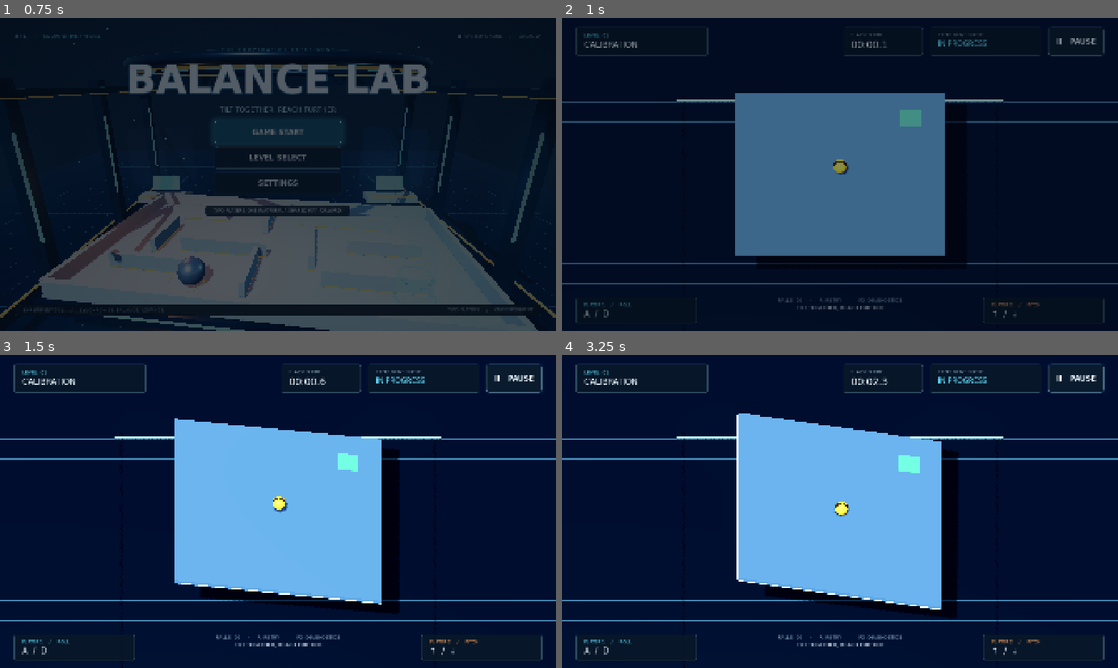
Above: before the commit, frames 1-4 (two rows, left to right).
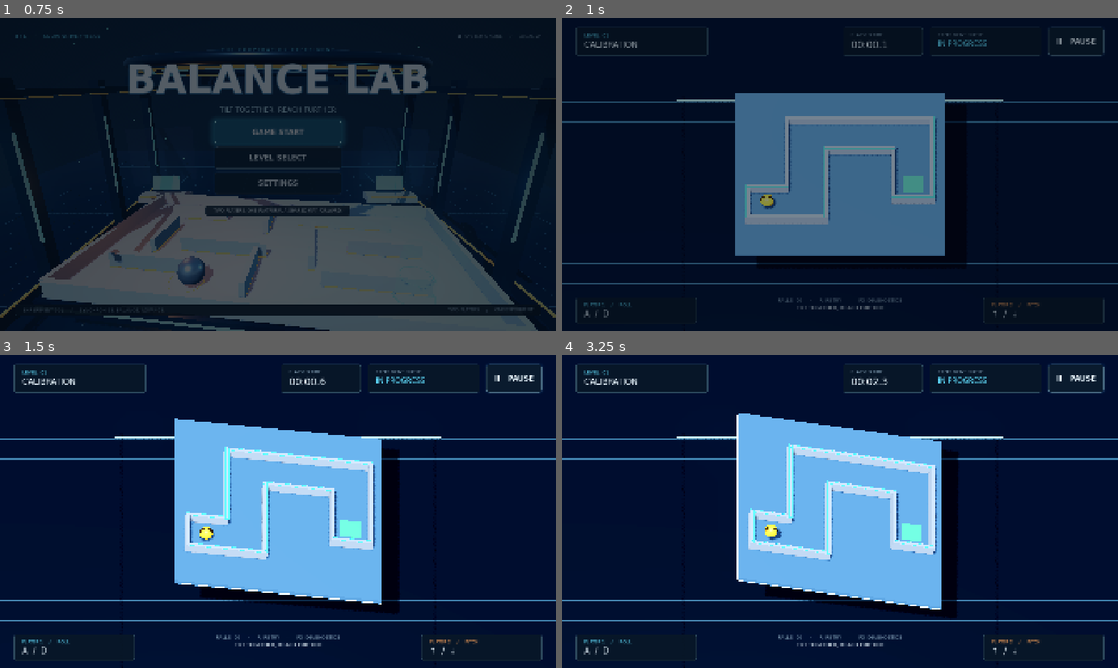
Above: after the commit, the same moments.

Repository: junypark0427/balance-lab
Game: Godot game, scene res://scenes/menu.tscn
Same seed, same stepped clock (60 frames per second), same inputs: the game is played once before the commit and once after it.
Inputs (mouse positions are in pixels of both pictures, inside the frame that each line leads up to):
- Up to frame 1 (0.75 s): click "GAME START" at 0.5 s
- Up to frame 2 (1 s): no input
- Up to frame 3 (1.5 s): tap Enter at 1.25 s; move the mouse to (400, 495) at 1.27 s; hold D (tilt_right) from 1.28 s (still down); tap R at 1.35 s; click (400, 495) at 1.42 s
- Up to frame 4 (3.25 s): move the mouse to (728, 527) at 2.02 s; release D (tilt_right) at 2.03 s; hold Down (tilt_backward) 2.03-2.78 s; tap R at 2.1, 2.85 s; move the mouse to (895, 442) at 2.77 s; hold D (tilt_right) from 2.78 s (still down)

Frame 1 is identical in both runs. In frame 2, 3.4% of the frame differs, in the area x 32-68%, y 29-66%; in frame 3, 3.8%; in frame 4, 3.9%, in the area x 33-68%, y 28-66%.

Commit message:
Add first three-turn maze with platform-bound wall collisions

Diff:
--- a/scenes/main.tscn
+++ b/scenes/main.tscn
@@ -8,6 +8,7 @@
 [ext_resource type="Script" path="res://scripts/ui/game_hud.gd" id="6_hud"]
 [ext_resource type="PackedScene" path="res://scenes/ui/lab_backdrop.tscn" id="7_room"]
 [ext_resource type="Script" path="res://scripts/mission_controller.gd" id="8_mission"]
+[ext_resource type="PackedScene" path="res://scenes/maps/basic_maze.tscn" id="9_maze"]
 
 [sub_resource type="PhysicsMaterial" id="Physics_platform"]
 friction = 0.6
@@ -89,7 +90,7 @@
 [node name="TiltInput" type="Node" parent="." unique_id=936508505]
 script = ExtResource("2_input")
 
-[node name="Platform" type="AnimatableBody3D" parent="." unique_id=1921266314 node_paths=PackedStringArray("input_source")]
+[node name="Platform" parent="." unique_id=1921266314 node_paths=PackedStringArray("input_source") instance=ExtResource("9_maze")]
 collision_mask = 2
 physics_material_override = SubResource("Physics_platform")
 script = ExtResource("3_platform")
@@ -102,11 +103,11 @@
 shape = SubResource("Shape_platform")
 
 [node name="GoalMarker" type="MeshInstance3D" parent="Platform" unique_id=1548500375]
-transform = Transform3D(1, 0, 0, 0, 1, 0, 0, 0, 1, 5.4, 0.215, -5.4)
+transform = Transform3D(1, 0, 0, 0, 1, 0, 0, 0, 1, 5.6, 0.215, 1.2)
 mesh = SubResource("Mesh_goal")
 
 [node name="Goal" type="Area3D" parent="Platform" unique_id=1787189249]
-transform = Transform3D(1, 0, 0, 0, 1, 0, 0, 0, 1, 5.4, 0.7, -5.4)
+transform = Transform3D(1, 0, 0, 0, 1, 0, 0, 0, 1, 5.6, 0.7, 1.2)
 collision_layer = 0
 collision_mask = 2
 monitorable = false
@@ -115,7 +116,7 @@
 shape = SubResource("Shape_goal")
 
 [node name="Ball" type="RigidBody3D" parent="." unique_id=1059772491 node_paths=PackedStringArray("platform")]
-transform = Transform3D(1, 0, 0, 0, 1, 0, 0, 0, 1, 0, 1.1, 0)
+transform = Transform3D(1, 0, 0, 0, 1, 0, 0, 0, 1, -5.6, 1.1, 3.4)
 collision_layer = 2
 physics_material_override = SubResource("Physics_ball")
 can_sleep = false
@@ -126,6 +127,7 @@
 angular_damp = 0.1
 script = ExtResource("4_ball")
 platform = NodePath("../Platform")
+spawn_local_position = Vector3(-5.6, 1.1, 3.4)
 
 [node name="MeshInstance3D" type="MeshInstance3D" parent="Ball" unique_id=1920075572]
 mesh = SubResource("Mesh_ball")
--- /dev/null
+++ b/scenes/maps/basic_maze.tscn
@@ -0,0 +1,293 @@
+[gd_scene format=3]
+
+[sub_resource type="PhysicsMaterial" id="Physics_walls"]
+friction = 0.6
+bounce = 0.0
+
+[sub_resource type="StandardMaterial3D" id="Material_walls"]
+albedo_color = Color(0.66, 0.73, 0.80, 1)
+metallic = 0.55
+roughness = 0.38
+
+[sub_resource type="StandardMaterial3D" id="Material_trim"]
+albedo_color = Color(0.22, 0.68, 0.88, 1)
+metallic = 0.3
+roughness = 0.4
+emission_enabled = true
+emission = Color(0.12, 0.43, 0.65, 1)
+emission_energy_multiplier = 0.8
+
+[sub_resource type="BoxMesh" id="Mesh_StartUpper"]
+material = SubResource("Material_walls")
+size = Vector3(3.32, 0.75, 0.32)
+
+[sub_resource type="BoxShape3D" id="Shape_StartUpper"]
+size = Vector3(3.32, 0.75, 0.32)
+
+[sub_resource type="BoxMesh" id="Trim_StartUpper"]
+material = SubResource("Material_trim")
+size = Vector3(3.32, 0.025, 0.035)
+
+[sub_resource type="BoxMesh" id="Mesh_StemOuter"]
+material = SubResource("Material_walls")
+size = Vector3(0.32, 0.75, 7.12)
+
+[sub_resource type="BoxShape3D" id="Shape_StemOuter"]
+size = Vector3(0.32, 0.75, 7.12)
+
+[sub_resource type="BoxMesh" id="Trim_StemOuter"]
+material = SubResource("Material_trim")
+size = Vector3(0.035, 0.025, 7.12)
+
+[sub_resource type="BoxMesh" id="Mesh_FarOuter"]
+material = SubResource("Material_walls")
+size = Vector3(11.52, 0.75, 0.32)
+
+[sub_resource type="BoxShape3D" id="Shape_FarOuter"]
+size = Vector3(11.52, 0.75, 0.32)
+
+[sub_resource type="BoxMesh" id="Trim_FarOuter"]
+material = SubResource("Material_trim")
+size = Vector3(11.52, 0.025, 0.035)
+
+[sub_resource type="BoxMesh" id="Mesh_GoalOuter"]
+material = SubResource("Material_walls")
+size = Vector3(0.32, 0.75, 8.12)
+
+[sub_resource type="BoxShape3D" id="Shape_GoalOuter"]
+size = Vector3(0.32, 0.75, 8.12)
+
+[sub_resource type="BoxMesh" id="Trim_GoalOuter"]
+material = SubResource("Material_trim")
+size = Vector3(0.035, 0.025, 8.12)
+
+[sub_resource type="BoxMesh" id="Mesh_GoalEnd"]
+material = SubResource("Material_walls")
+size = Vector3(3.32, 0.75, 0.32)
+
+[sub_resource type="BoxShape3D" id="Shape_GoalEnd"]
+size = Vector3(3.32, 0.75, 0.32)
+
+[sub_resource type="BoxMesh" id="Trim_GoalEnd"]
+material = SubResource("Material_trim")
+size = Vector3(3.32, 0.025, 0.035)
+
+[sub_resource type="BoxMesh" id="Mesh_GoalInner"]
+material = SubResource("Material_walls")
+size = Vector3(0.32, 0.75, 5.12)
+
+[sub_resource type="BoxShape3D" id="Shape_GoalInner"]
+size = Vector3(0.32, 0.75, 5.12)
+
+[sub_resource type="BoxMesh" id="Trim_GoalInner"]
+material = SubResource("Material_trim")
+size = Vector3(0.035, 0.025, 5.12)
+
+[sub_resource type="BoxMesh" id="Mesh_FarInner"]
+material = SubResource("Material_walls")
+size = Vector3(5.52, 0.75, 0.32)
+
+[sub_resource type="BoxShape3D" id="Shape_FarInner"]
+size = Vector3(5.52, 0.75, 0.32)
+
+[sub_resource type="BoxMesh" id="Trim_FarInner"]
+material = SubResource("Material_trim")
+size = Vector3(5.52, 0.025, 0.035)
+
+[sub_resource type="BoxMesh" id="Mesh_StemInner"]
+material = SubResource("Material_walls")
+size = Vector3(0.32, 0.75, 7.12)
+
+[sub_resource type="BoxShape3D" id="Shape_StemInner"]
+size = Vector3(0.32, 0.75, 7.12)
+
+[sub_resource type="BoxMesh" id="Trim_StemInner"]
+material = SubResource("Material_trim")
+size = Vector3(0.035, 0.025, 7.12)
+
+[sub_resource type="BoxMesh" id="Mesh_StartLower"]
+material = SubResource("Material_walls")
+size = Vector3(6.32, 0.75, 0.32)
+
+[sub_resource type="BoxShape3D" id="Shape_StartLower"]
+size = Vector3(6.32, 0.75, 0.32)
+
+[sub_resource type="BoxMesh" id="Trim_StartLower"]
+material = SubResource("Material_trim")
+size = Vector3(6.32, 0.025, 0.035)
+
+[sub_resource type="BoxMesh" id="Mesh_StartEnd"]
+material = SubResource("Material_walls")
+size = Vector3(0.32, 0.75, 3.32)
+
+[sub_resource type="BoxShape3D" id="Shape_StartEnd"]
+size = Vector3(0.32, 0.75, 3.32)
+
+[sub_resource type="BoxMesh" id="Trim_StartEnd"]
+material = SubResource("Material_trim")
+size = Vector3(0.035, 0.025, 3.32)
+
+[node name="BasicMaze" type="AnimatableBody3D" groups=["maze_geometry"]]
+collision_layer = 1
+collision_mask = 2
+physics_material_override = SubResource("Physics_walls")
+
+[node name="StartUpper" type="MeshInstance3D" parent="." groups=["maze_wall_meshes", "maze_wall_parts"]]
+position = Vector3(-5.6, 0.575, 1.9)
+mesh = SubResource("Mesh_StartUpper")
+
+[node name="StartUpperCollision" type="CollisionShape3D" parent="." groups=["maze_wall_collisions", "maze_wall_parts"]]
+position = Vector3(-5.6, 0.575, 1.9)
+shape = SubResource("Shape_StartUpper")
+
+[node name="StartUpperTrimA" type="MeshInstance3D" parent="." groups=["maze_wall_parts"]]
+position = Vector3(-5.6, 0.95, 1.78)
+mesh = SubResource("Trim_StartUpper")
+
+[node name="StartUpperTrimB" type="MeshInstance3D" parent="." groups=["maze_wall_parts"]]
+position = Vector3(-5.6, 0.95, 2.02)
+mesh = SubResource("Trim_StartUpper")
+
+[node name="StemOuter" type="MeshInstance3D" parent="." groups=["maze_wall_meshes", "maze_wall_parts"]]
+position = Vector3(-4.1, 0.575, -1.5)
+mesh = SubResource("Mesh_StemOuter")
+
+[node name="StemOuterCollision" type="CollisionShape3D" parent="." groups=["maze_wall_collisions", "maze_wall_parts"]]
+position = Vector3(-4.1, 0.575, -1.5)
+shape = SubResource("Shape_StemOuter")
+
+[node name="StemOuterTrimA" type="MeshInstance3D" parent="." groups=["maze_wall_parts"]]
+position = Vector3(-4.22, 0.95, -1.5)
+mesh = SubResource("Trim_StemOuter")
+
+[node name="StemOuterTrimB" type="MeshInstance3D" parent="." groups=["maze_wall_parts"]]
+position = Vector3(-3.98, 0.95, -1.5)
+mesh = SubResource("Trim_StemOuter")
+
+[node name="FarOuter" type="MeshInstance3D" parent="." groups=["maze_wall_meshes", "maze_wall_parts"]]
+position = Vector3(1.5, 0.575, -4.9)
+mesh = SubResource("Mesh_FarOuter")
+
+[node name="FarOuterCollision" type="CollisionShape3D" parent="." groups=["maze_wall_collisions", "maze_wall_parts"]]
+position = Vector3(1.5, 0.575, -4.9)
+shape = SubResource("Shape_FarOuter")
+
+[node name="FarOuterTrimA" type="MeshInstance3D" parent="." groups=["maze_wall_parts"]]
+position = Vector3(1.5, 0.95, -5.02)
+mesh = SubResource("Trim_FarOuter")
+
+[node name="FarOuterTrimB" type="MeshInstance3D" parent="." groups=["maze_wall_parts"]]
+position = Vector3(1.5, 0.95, -4.78)
+mesh = SubResource("Trim_FarOuter")
+
+[node name="GoalOuter" type="MeshInstance3D" parent="." groups=["maze_wall_meshes", "maze_wall_parts"]]
+position = Vector3(7.1, 0.575, -1)
+mesh = SubResource("Mesh_GoalOuter")
+
+[node name="GoalOuterCollision" type="CollisionShape3D" parent="." groups=["maze_wall_collisions", "maze_wall_parts"]]
+position = Vector3(7.1, 0.575, -1)
+shape = SubResource("Shape_GoalOuter")
+
+[node name="GoalOuterTrimA" type="MeshInstance3D" parent="." groups=["maze_wall_parts"]]
+position = Vector3(6.98, 0.95, -1)
+mesh = SubResource("Trim_GoalOuter")
+
+[node name="GoalOuterTrimB" type="MeshInstance3D" parent="." groups=["maze_wall_parts"]]
+position = Vector3(7.22, 0.95, -1)
+mesh = SubResource("Trim_GoalOuter")
+
+[node name="GoalEnd" type="MeshInstance3D" parent="." groups=["maze_wall_meshes", "maze_wall_parts"]]
+position = Vector3(5.6, 0.575, 2.9)
+mesh = SubResource("Mesh_GoalEnd")
+
+[node name="GoalEndCollision" type="CollisionShape3D" parent="." groups=["maze_wall_collisions", "maze_wall_parts"]]
+position = Vector3(5.6, 0.575, 2.9)
+shape = SubResource("Shape_GoalEnd")
+
+[node name="GoalEndTrimA" type="MeshInstance3D" parent="." groups=["maze_wall_parts"]]
+position = Vector3(5.6, 0.95, 2.78)
+mesh = SubResource("Trim_GoalEnd")
+
+[node name="GoalEndTrimB" type="MeshInstance3D" parent="." groups=["maze_wall_parts"]]
+position = Vector3(5.6, 0.95, 3.02)
+mesh = SubResource("Trim_GoalEnd")
+
+[node name="GoalInner" type="MeshInstance3D" parent="." groups=["maze_wall_meshes", "maze_wall_parts"]]
+position = Vector3(4.1, 0.575, 0.5)
+mesh = SubResource("Mesh_GoalInner")
+
+[node name="GoalInnerCollision" type="CollisionShape3D" parent="." groups=["maze_wall_collisions", "maze_wall_parts"]]
+position = Vector3(4.1, 0.575, 0.5)
+shape = SubResource("Shape_GoalInner")
+
+[node name="GoalInnerTrimA" type="MeshInstance3D" parent="." groups=["maze_wall_parts"]]
+position = Vector3(3.98, 0.95, 0.5)
+mesh = SubResource("Trim_GoalInner")
+
+[node name="GoalInnerTrimB" type="MeshInstance3D" parent="." groups=["maze_wall_parts"]]
+position = Vector3(4.22, 0.95, 0.5)
+mesh = SubResource("Trim_GoalInner")
+
+[node name="FarInner" type="MeshInstance3D" parent="." groups=["maze_wall_meshes", "maze_wall_parts"]]
+position = Vector3(1.5, 0.575, -1.9)
+mesh = SubResource("Mesh_FarInner")
+
+[node name="FarInnerCollision" type="CollisionShape3D" parent="." groups=["maze_wall_collisions", "maze_wall_parts"]]
+position = Vector3(1.5, 0.575, -1.9)
+shape = SubResource("Shape_FarInner")
+
+[node name="FarInnerTrimA" type="MeshInstance3D" parent="." groups=["maze_wall_parts"]]
+position = Vector3(1.5, 0.95, -2.02)
+mesh = SubResource("Trim_FarInner")
+
+[node name="FarInnerTrimB" type="MeshInstance3D" parent="." groups=["maze_wall_parts"]]
+position = Vector3(1.5, 0.95, -1.78)
+mesh = SubResource("Trim_FarInner")
+
+[node name="StemInner" type="MeshInstance3D" parent="." groups=["maze_wall_meshes", "maze_wall_parts"]]
+position = Vector3(-1.1, 0.575, 1.5)
+mesh = SubResource("Mesh_StemInner")
+
+[node name="StemInnerCollision" type="CollisionShape3D" parent="." groups=["maze_wall_collisions", "maze_wall_parts"]]
+position = Vector3(-1.1, 0.575, 1.5)
+shape = SubResource("Shape_StemInner")
+
+[node name="StemInnerTrimA" type="MeshInstance3D" parent="." groups=["maze_wall_parts"]]
+position = Vector3(-1.22, 0.95, 1.5)
+mesh = SubResource("Trim_StemInner")
+
+[node name="StemInnerTrimB" type="MeshInstance3D" parent="." groups=["maze_wall_parts"]]
+position = Vector3(-0.98, 0.95, 1.5)
+mesh = SubResource("Trim_StemInner")
+
+[node name="StartLower" type="MeshInstance3D" parent="." groups=["maze_wall_meshes", "maze_wall_parts"]]
+position = Vector3(-4.1, 0.575, 4.9)
+mesh = SubResource("Mesh_StartLower")
+
+[node name="StartLowerCollision" type="CollisionShape3D" parent="." groups=["maze_wall_collisions", "maze_wall_parts"]]
+position = Vector3(-4.1, 0.575, 4.9)
+shape = SubResource("Shape_StartLower")
+
+[node name="StartLowerTrimA" type="MeshInstance3D" parent="." groups=["maze_wall_parts"]]
+position = Vector3(-4.1, 0.95, 4.78)
+mesh = SubResource("Trim_StartLower")
+
+[node name="StartLowerTrimB" type="MeshInstance3D" parent="." groups=["maze_wall_parts"]]
+position = Vector3(-4.1, 0.95, 5.02)
+mesh = SubResource("Trim_StartLower")
+
+[node name="StartEnd" type="MeshInstance3D" parent="." groups=["maze_wall_meshes", "maze_wall_parts"]]
+position = Vector3(-7.1, 0.575, 3.4)
+mesh = SubResource("Mesh_StartEnd")
+
+[node name="StartEndCollision" type="CollisionShape3D" parent="." groups=["maze_wall_collisions", "maze_wall_parts"]]
+position = Vector3(-7.1, 0.575, 3.4)
+shape = SubResource("Shape_StartEnd")
+
+[node name="StartEndTrimA" type="MeshInstance3D" parent="." groups=["maze_wall_parts"]]
+position = Vector3(-7.22, 0.95, 3.4)
+mesh = SubResource("Trim_StartEnd")
+
+[node name="StartEndTrimB" type="MeshInstance3D" parent="." groups=["maze_wall_parts"]]
+position = Vector3(-6.98, 0.95, 3.4)
+mesh = SubResource("Trim_StartEnd")
--- a/tests/ball_physics_test.gd
+++ b/tests/ball_physics_test.gd
@@ -52,6 +52,11 @@
 	var source = scene.get_node("TiltInput")
 	var status: Label = scene.get_node("HUD/Status")
 	var goal: Area3D = platform.get_node("Goal")
+	# Keep this core-physics fixture as an open board; basic_maze_test covers the real map.
+	for part in get_nodes_in_group("maze_wall_parts"):
+		part.queue_free()
+	_ball.spawn_local_position = Vector3(0, 1.1, 0)
+	_place(_ball.spawn_local_position)
 	# Isolate the rolling/reset cases from the terminal mission-completion rule.
 	goal.monitoring = false
 	source.debug_logging = false
--- /dev/null
+++ b/tests/basic_maze_test.gd
@@ -0,0 +1,197 @@
+extends SceneTree
+## Real Jolt collision/path tests. Synthetic keys/sensor axes do not verify OS keyboard delivery.
+## godot --headless --path . --fixed-fps 60 --script res://tests/basic_maze_test.gd
+## Add -- --capture with a graphics display to save the map and its tilt extremes.
+var _failures: int = 0
+var _wall_hit: bool = false
+var _reset_transform: Transform3D
+var _reset_linear: Vector3
+var _reset_angular: Vector3
+var _game: Node3D
+var _ball: RigidBody3D
+var _platform: AnimatableBody3D
+var _maze: AnimatableBody3D
+
+func _initialize() -> void:
+	call_deferred("_run")
+
+func _check(value: bool, label: String) -> void:
+	print("[MAZE TEST] %s %s" % ["PASS" if value else "FAIL", label])
+	if not value:
+		_failures += 1
+
+func _frames(count: int) -> void:
+	for frame in range(count):
+		await physics_frame
+
+func _key(code: Key, down: bool) -> void:
+	var event := InputEventKey.new()
+	event.physical_keycode = code
+	event.pressed = down
+	Input.parse_input_event(event)
+
+func _capture(name: String) -> void:
+	if "--capture" in OS.get_cmdline_user_args() and DisplayServer.get_name() != "headless":
+		# macOS may suppress automatic draws for a background window. Render explicitly.
+		await process_frame
+		RenderingServer.force_draw()
+		_check(root.get_texture().get_image().save_png("/tmp/balance-lab-maze-" + name + ".png") == OK, "Capture " + name)
+
+func _on_respawn() -> void:
+	var state := PhysicsServer3D.body_get_direct_state(_ball.get_rid())
+	_reset_transform = state.transform
+	_reset_linear = state.linear_velocity
+	_reset_angular = state.angular_velocity
+
+func _has_path(space: PhysicsDirectSpaceState3D) -> bool:
+	# Flood-fill ball-center space using a slightly oversized sphere above the floor.
+	# This checks the actual collision shapes, including openings and corner clearance.
+	var sphere := SphereShape3D.new()
+	sphere.radius = 0.55
+	var query := PhysicsShapeQueryParameters3D.new()
+	query.shape = sphere
+	query.collision_mask = 1
+	var start := Vector2i(roundi(_ball.position.x * 4), roundi(_ball.position.z * 4))
+	var finish: Vector3 = _platform.get_node("Goal").position
+	var target := Vector2i(roundi(finish.x * 4), roundi(finish.z * 4))
+	var queue: Array[Vector2i] = [start]
+	var seen: Dictionary = {start: true}
+	var head: int = 0
+	while head < queue.size():
+		var cell: Vector2i = queue[head]
+		head += 1
+		if cell == target:
+			return true
+		for direction in [Vector2i.LEFT, Vector2i.RIGHT, Vector2i.UP, Vector2i.DOWN]:
+			var next: Vector2i = cell + direction
+			if abs(next.x) > 29 or abs(next.y) > 29 or seen.has(next):
+				continue
+			seen[next] = true
+			# Above the floor, with the sphere center still below the wall top.
+			query.transform = Transform3D(Basis.IDENTITY, Vector3(next.x * 0.25, 0.8, next.y * 0.25))
+			if space.intersect_shape(query, 1).is_empty():
+				queue.append(next)
+	return false
+
+func _run() -> void:
+	var session = root.get_node("Session")
+	session.diagnostics_enabled = false
+	_game = load("res://scenes/main.tscn").instantiate()
+	root.add_child(_game)
+	current_scene = _game
+	_ball = _game.get_node("Ball")
+	_platform = _game.get_node("Platform")
+	_maze = _platform
+	var source = _game.get_node("TiltInput")
+	source.debug_logging = false
+	_platform.debug_logging = false
+	var camera: Camera3D = _game.get_node("Camera3D")
+	var initial_camera: Transform3D = camera.global_transform
+	_ball.respawned.connect(_on_respawn)
+	_check(_ball.position == Vector3(-5.6, 1.1, 3.4) and _ball.spawn_local_position == _ball.position, "Ball starts at the inset left spawn; reset position matches")
+	_check(_platform.get_node("Goal").position == Vector3(5.6, 0.7, 1.2), "Existing Goal is inset at the right corridor end")
+	_check(_maze.scene_file_path == "res://scenes/maps/basic_maze.tscn" and _maze.sync_to_physics, "Replaceable maze scene uses the existing platform physics body and rotation pivot")
+	var walls: Array[Node] = get_nodes_in_group("maze_wall_meshes")
+	var shapes_match: bool = walls.size() == 10
+	for wall in walls:
+		var shape: CollisionShape3D = _maze.get_node(str(wall.name) + "Collision")
+		shapes_match = shapes_match and shape.get_parent() == _maze and shape.position == wall.position and shape.shape.size == wall.mesh.size
+		shapes_match = shapes_match and is_equal_approx(wall.mesh.size.y, 0.75) and is_equal_approx(minf(wall.mesh.size.x, wall.mesh.size.z), 0.32)
+	_check(shapes_match, "Ten metal BoxMesh walls have matching direct-body box collisions, uniform height and thickness")
+	await _frames(100)
+	_check(_ball.position.distance_to(Vector3(-5.6, 0.7, 3.4)) < 0.08, "Gravity settles the ball safely inside the left starting corridor")
+	var space: PhysicsDirectSpaceState3D = _game.get_world_3d().direct_space_state
+	_check(_has_path(space), "Actual collision geometry admits a ball-sized connected path from spawn to Goal")
+	var shortcut := PhysicsRayQueryParameters3D.create(_ball.position, _platform.get_node("Goal").position, 1)
+	_check(not space.intersect_ray(shortcut).is_empty(), "Walls prevent a straight left-to-goal shortcut")
+	await _capture("overview")
+	# Exercise the unchanged keyboard -> adapter -> platform path with both players.
+	_ball.freeze = true
+	_key(KEY_D, true)
+	_key(KEY_UP, true)
+	await _frames(40)
+	_check(source.get_tilt_axes() == Vector2(1, -1) and _platform.rotation_degrees.x < -1 and _platform.rotation_degrees.z < -1, "Synthetic D+Up drives independent X/Z rotations simultaneously")
+	_key(KEY_D, false)
+	_key(KEY_UP, false)
+	await _frames(130)
+	_check(_platform.rotation.length() < 0.001, "Both axes smoothly return to horizontal after release")
+	source.use_sensor_input = true
+	var attached: bool = true
+	var visible: bool = true
+	var unobscured: bool = true
+	var sample_points: Array[Vector3] = [Vector3(-5.6, 0.7, 3.4), Vector3(-2.6, 0.7, 3.4), Vector3(-2.6, 0.7, -3.4), Vector3(5.6, 0.7, -3.4), Vector3(5.6, 0.7, 1.2)]
+	for axes in [Vector2(1, 1), Vector2(-1, 1), Vector2(1, -1), Vector2(-1, -1)]:
+		source.set_sensor_axes(axes)
+		await _frames(100)
+		var physical: Transform3D = PhysicsServer3D.body_get_state(_maze.get_rid(), PhysicsServer3D.BODY_STATE_TRANSFORM)
+		for wall in walls:
+			attached = attached and (physical * wall.position).distance_to(wall.global_position) < 0.001
+		for wall in walls:
+			for endpoint in range(8):
+				visible = visible and camera.is_position_in_frustum(wall.to_global(wall.get_aabb().get_endpoint(endpoint)))
+		for point in sample_points:
+			var top: Vector3 = _platform.to_global(point + Vector3.UP * 0.35)
+			var ray := PhysicsRayQueryParameters3D.create(camera.global_position, top, 1)
+			unobscured = unobscured and space.intersect_ray(ray).is_empty()
+		_ball.global_position = _platform.to_global(Vector3(-5.6, 0.7, 3.4))
+		await _capture("tilt-%d-%d" % [int(axes.x), int(axes.y)])
+	_check(attached, "Maze physics body and all walls follow platform rotation at all four diagonal +/-15 degree extremes")
+	_check(visible and camera.global_transform.is_equal_approx(initial_camera), "Fixed camera contains every wall at maximum tilt")
+	_check(unobscured, "Walls do not cover the upper ball at spawn, turns or Goal across maximum tilt combinations")
+	source.set_sensor_axes(Vector2.ZERO)
+	await _frames(130)
+	_ball.freeze = false
+	_ball.request_reset()
+	await _frames(90)
+	# Roll into the first blocking wall using gravity, without directly setting velocity.
+	_ball.contact_monitor = true
+	_ball.max_contacts_reported = 8
+	_ball.body_shape_entered.connect(func(_rid: RID, body: Node, body_shape_index: int, _local_shape_index: int):
+		if body == _platform:
+			var owner_node: Object = _platform.shape_owner_get_owner(_platform.shape_find_owner(body_shape_index))
+			if owner_node is Node and owner_node.is_in_group("maze_wall_collisions"):
+				_wall_hit = true
+	)
+	source.set_sensor_axes(Vector2(1, 0))
+	var furthest_x: float = -INF
+	for frame in range(300):
+		await physics_frame
+		furthest_x = maxf(furthest_x, _platform.to_local(_ball.global_position).x)
+	_check(_wall_hit and furthest_x < -1.65 and _game.failure_count == 0, "Gravity rolls ball into the maze wall without passing through it")
+	source.set_sensor_axes(Vector2.ZERO)
+	await _frames(130)
+	# Preserve the existing off-platform failure/reset integration with the new spawn.
+	_ball.global_position = Vector3(9, 1, 0)
+	_ball.linear_velocity = Vector3(1, 0, 0)
+	_ball.angular_velocity = Vector3(1, 2, 3)
+	for frame in range(180):
+		await physics_frame
+		if _game.failure_count > 0:
+			break
+	_check(_game.failure_count == 1 and _reset_transform.origin.distance_to(_platform.to_global(_ball.spawn_local_position)) < 0.01, "Off-platform fall counts once and returns to the left spawn")
+	_check(_reset_linear == Vector3.ZERO and _reset_angular == Vector3.ZERO and _reset_transform.basis.is_equal_approx(Basis.IDENTITY), "Fall reset clears speed, spin and orientation")
+	await _frames(90)
+	# Automated physical traversal: only normalized tilt input is supplied, never ball motion.
+	var route_start: float = _game.elapsed_seconds
+	var reached: int = 0
+	for target in sample_points.slice(1):
+		for frame in range(1800):
+			await physics_frame
+			if _game.goal_reached:
+				break
+			var at: Vector3 = _platform.to_local(_ball.global_position)
+			var velocity: Vector3 = _platform.global_basis.inverse() * _ball.linear_velocity
+			var error := Vector2(target.x - at.x, target.z - at.z)
+			var speed := Vector2(velocity.x, velocity.z)
+			if error.length() < 0.3 and speed.length() < 0.4:
+				reached += 1
+				break
+			source.set_sensor_axes((error * 0.35 - speed * 0.7).clamp(Vector2.ONE * -0.65, Vector2.ONE * 0.65))
+		if _game.goal_reached:
+			break
+	_check(reached >= 3 and _game.goal_reached and _game.failure_count == 1, "Real ball traverses all three turns and reaches Goal using tilt alone, without falls or teleports")
+	print("[MAZE TEST] Automated traversal simulation time: %.1f seconds (not a human difficulty estimate)" % (_game.elapsed_seconds - route_start))
+	await _frames(3)
+	_check(_ball.freeze and not _platform.is_physics_processing() and _game.get_node("HUD/GameplayUI").success_menu.visible, "Existing Mission Success UI and control lock work after maze traversal")
+	print("[MAZE TEST] Failures: ", _failures)
+	quit(0 if _failures == 0 else 1)
--- a/tests/tilt_smoke_test.gd
+++ b/tests/tilt_smoke_test.gd
@@ -87,7 +87,8 @@
 	_key(KEY_UP, false)
 	await _frames(112)
 	_check(source.get_tilt_axes() == Vector2.ONE and platform.rotation_degrees.x > 14.9 and platform.rotation_degrees.z < -14.9, "D+Down tilts both axes in opposite directions")
-	_check(platform.position == Vector3.ZERO, "Platform pivot stays at center")
+	# Jolt compound-shape transforms can introduce sub-millimeter rounding at the origin.
+	_check(platform.position.is_zero_approx(), "Platform pivot stays at center")
 	_check(ball.global_transform.is_equal_approx(initial_ball) and ball.linear_velocity == Vector3.ZERO and ball.angular_velocity == Vector3.ZERO, "Ball stays at initial position and rotation during tilt")
 	_key(KEY_D, false)
 	_key(KEY_DOWN, false)
Not shown, added: tests/basic_maze_test.gd.uid
